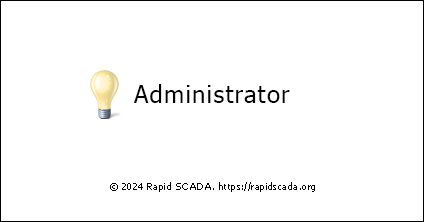
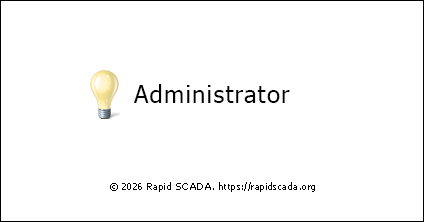
Two versions of the same layered image (w=424, h=222). Layer-by-layer changes:
painted on "Copyright Rapid" over bbox(138, 183, 143, 190)